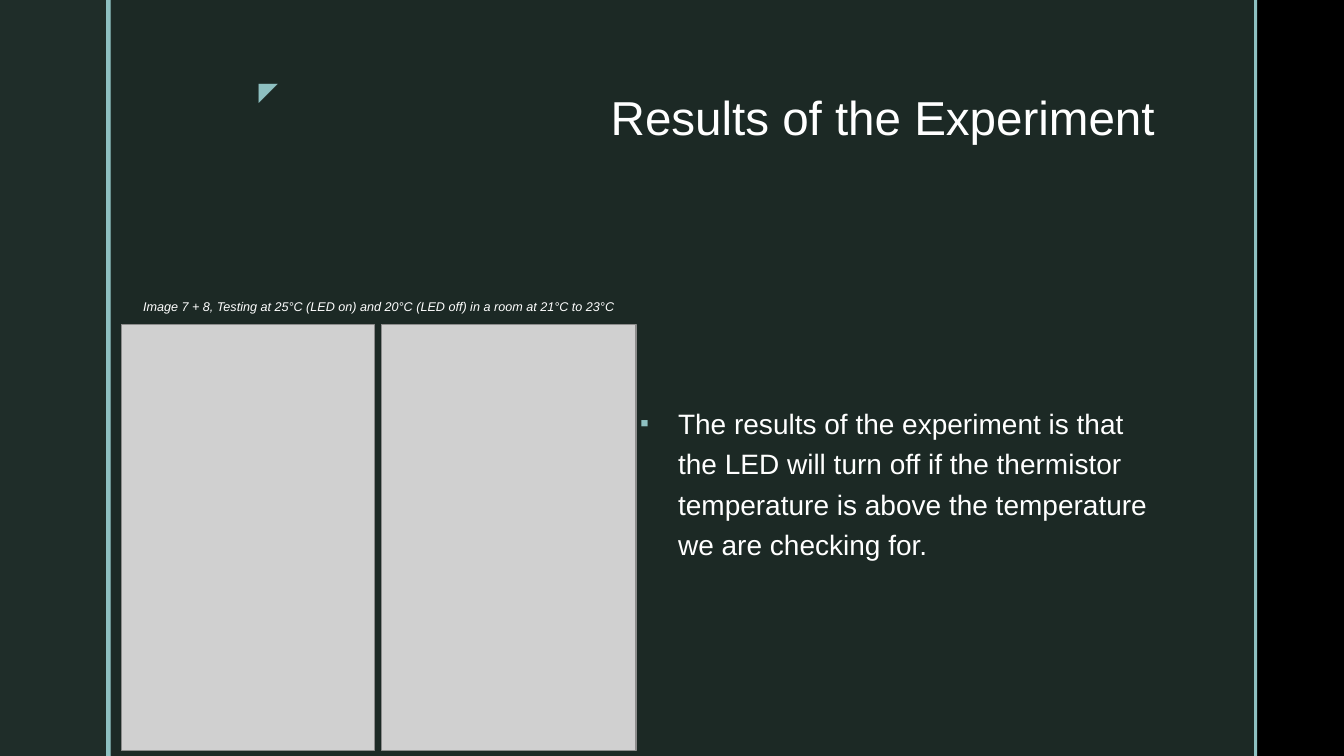
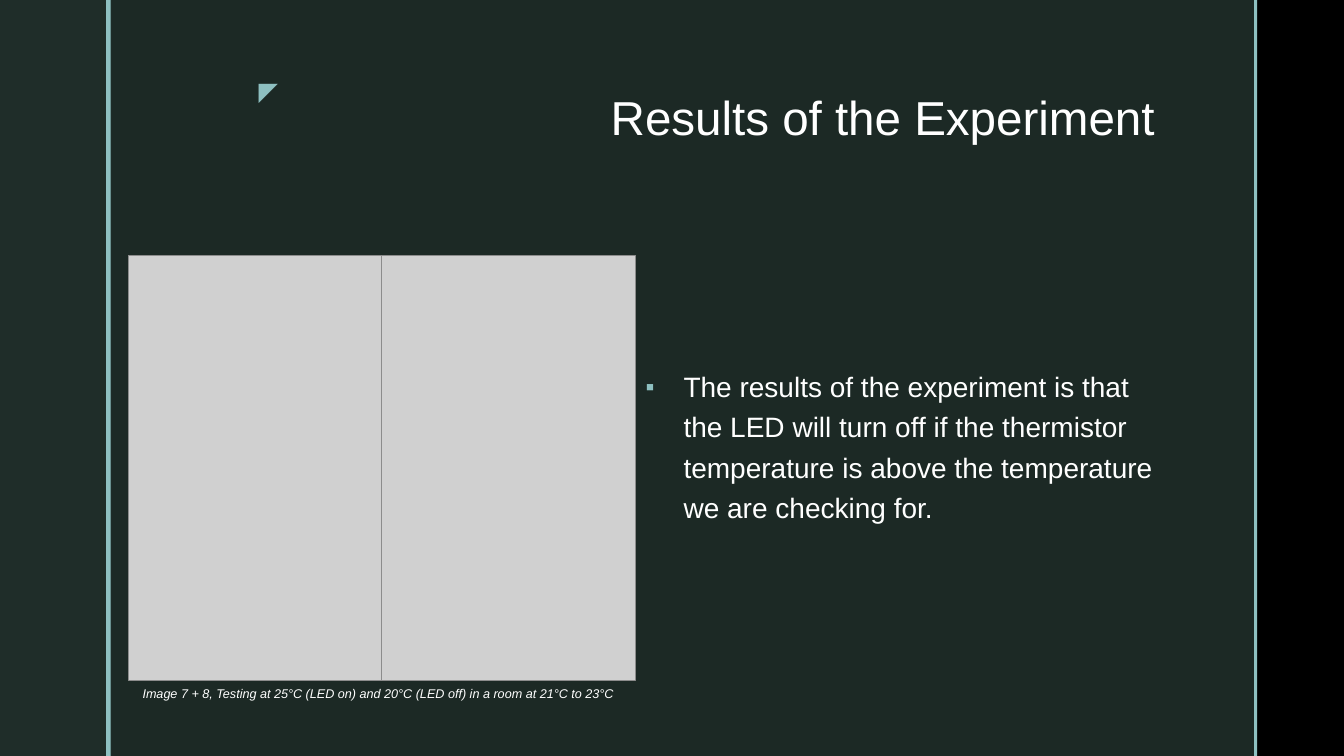
Before and after one commit to DCACFundamentals/dcac-lab-project-ThermistorThermometer, a slide deck: slide 2 of Thermometer Project.pptx. Drawn at 1344x756 pixels with LibreOffice and Linux fonts; fonts in the diff are those of the drawing; grey boxes stand for pictures; background and template pictures are left out. Boxes give left, top, right and bottom in pixels: in the first picture for what was removed or moved away, otherwise in the second. Text is boxed around its words. In the diff, an @@ line names an element or a change of style, - is before the commit and + after.

```diff
--- a/Thermometer Project.pptx
+++ b/Thermometer Project.pptx
@@ picture: place and size @@
-picture at bbox=[121, 325, 374, 750]
+picture at bbox=[128, 255, 381, 681]
@@ picture: place and size @@
-picture at bbox=[382, 325, 636, 750]
+picture at bbox=[381, 255, 635, 681]
@@ text "The results of the experiment ...": place and size @@
-text "The results of the experiment ..." at bbox=[678, 413, 1147, 560]
+text "The results of the experiment ..." at bbox=[684, 376, 1152, 523]
@@ text "Image 7 + 8, Testing ...": place and size @@
-text "Image 7 + 8, Testing ..." at bbox=[143, 302, 614, 314]
+text "Image 7 + 8, Testing ..." at bbox=[143, 689, 613, 701]
```
Also in this commit, not shown: 2 other slides changed.
